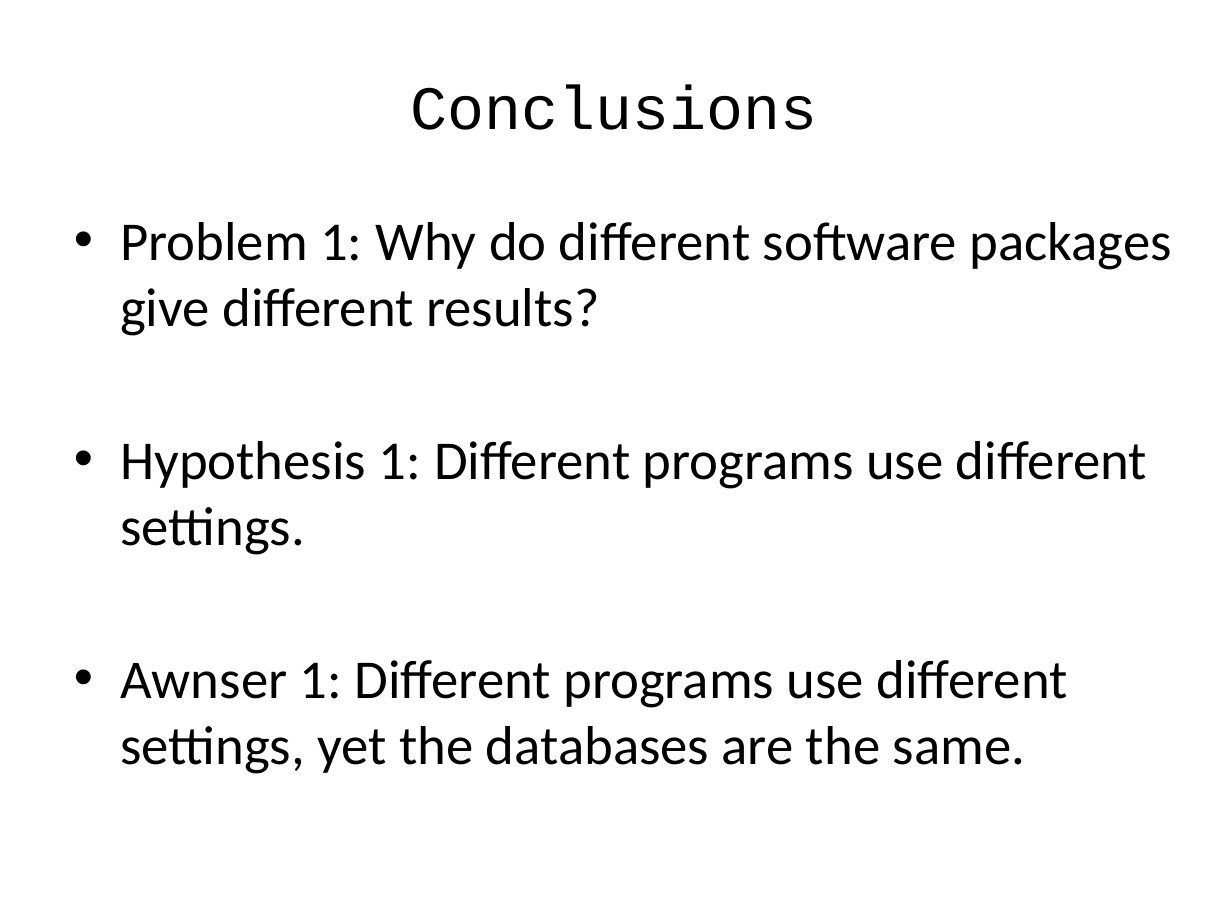
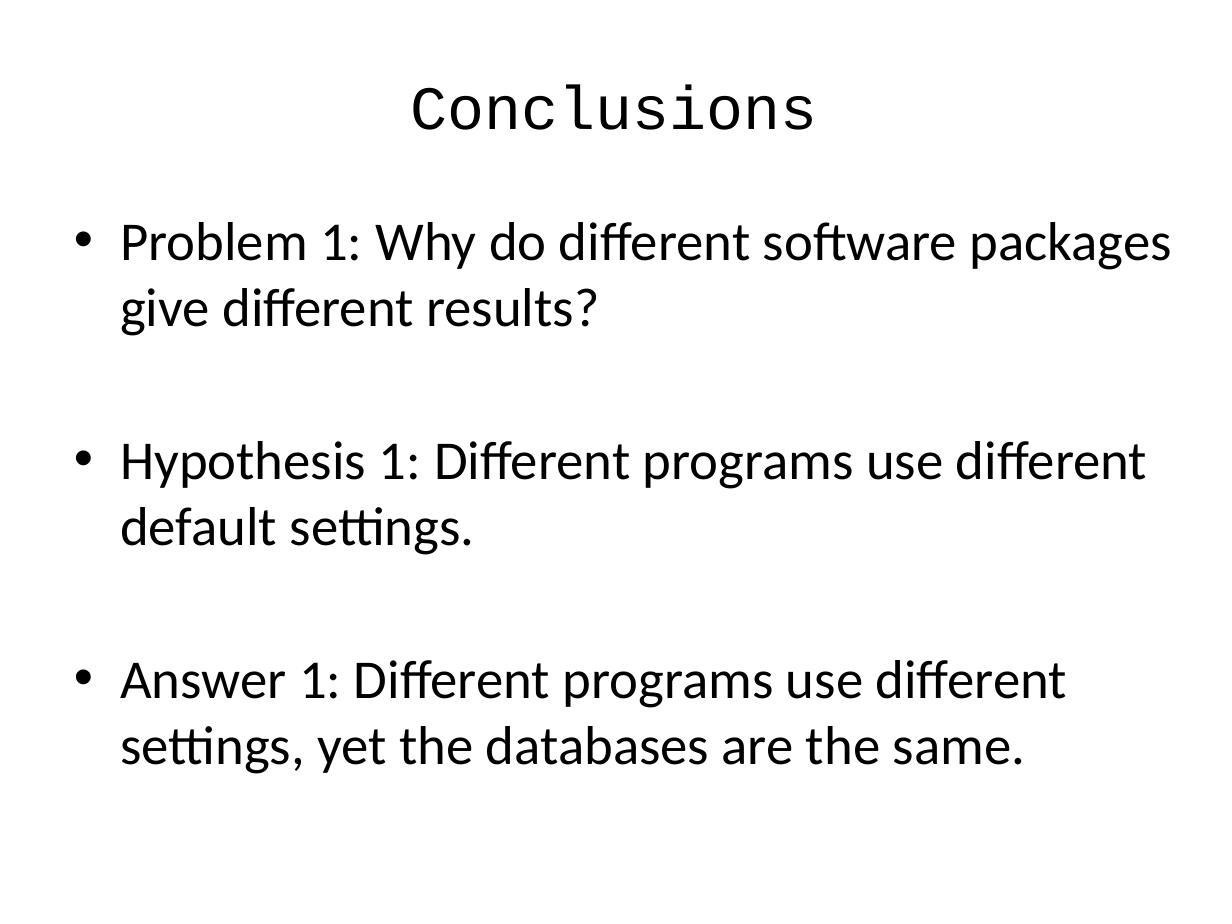
Before and after one commit to naturalis/HTS-barcode-checker, a slide deck: slide 25 of doc/presentationV4.pptx (slide 21 before the commit). Drawn at 1232x924 pixels with LibreOffice and Linux fonts; fonts in the diff are those of the drawing. Boxes give left, top, right and bottom in pixels: in the first picture for what was removed or moved away, otherwise in the second. Text is boxed around its words. In the diff, an @@ line names an element or a change of style, - is before the commit and + after.

```diff
--- a/doc/presentationV4.pptx
+++ b/doc/presentationV4.pptx
@@ text at [120,441,1147,774]: text changed @@
-• Hypothesis 1: Different programs use different settings.
-• Awnser 1: Different programs use different settings, yet the databases are the same.
+• Hypothesis 1: Different programs use different default settings.
+• Answer 1: Different programs use different settings, yet the databases are the same.
```
Also in this commit, not shown: 17 other slides changed, 5 slides added, 2 other files.
